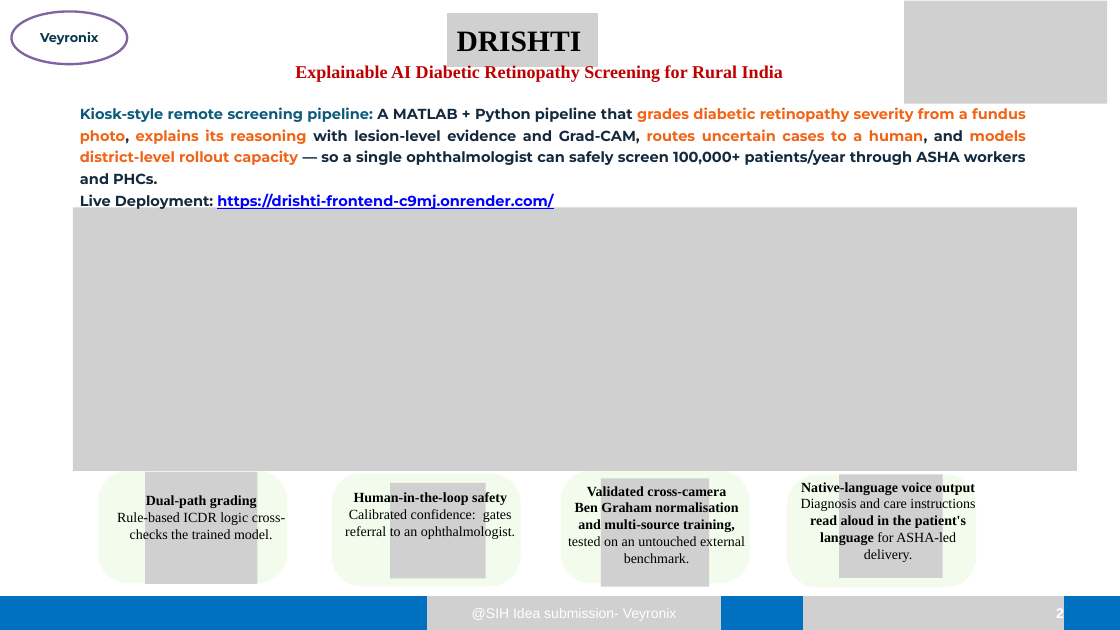
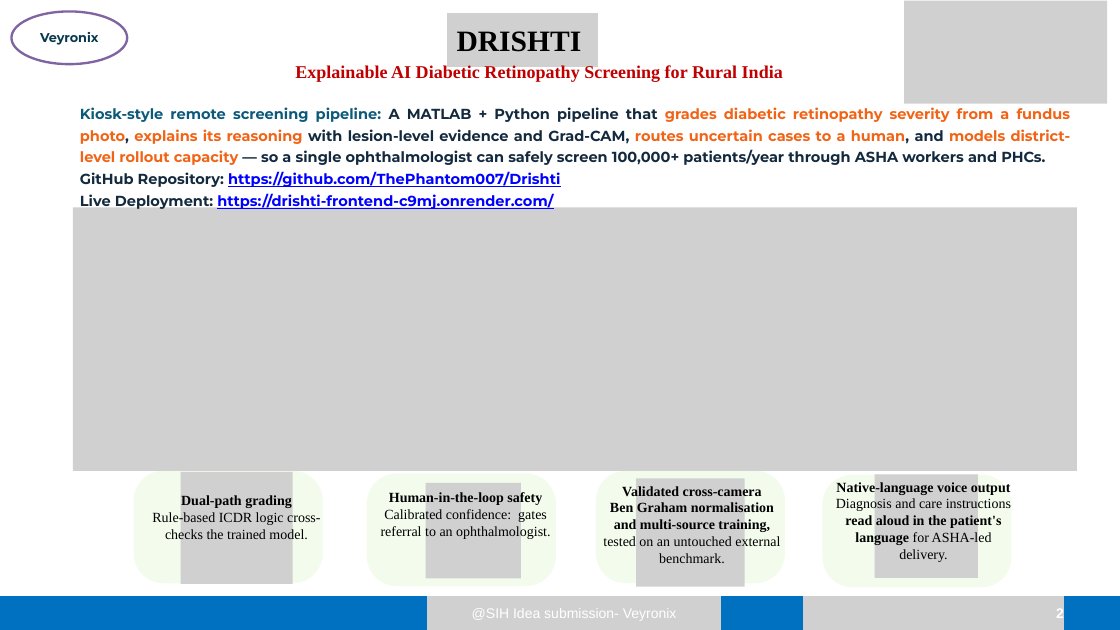
Before and after one commit to ThePhantom007/Drishti, a slide deck: slide 2 of submission/Veyronix_SIH26038_DRISHTI_PPT.pptx. Drawn at 1120x630 pixels with LibreOffice and Linux fonts; fonts in the diff are those of the drawing; grey boxes stand for pictures. Boxes give left, top, right and bottom in pixels: in the first picture for what was removed or moved away, otherwise in the second. Text is boxed around its words. In the diff, an @@ line names an element or a change of style, - is before the commit and + after.

Commit message:
Final PPT

```diff
--- a/submission/Veyronix_SIH26038_DRISHTI_PPT.pptx
+++ b/submission/Veyronix_SIH26038_DRISHTI_PPT.pptx
@@ text at [80, 171, 560, 187]: paragraph added @@
+GitHub Repository: https://github.com/ThePhantom007/Drishti
@@ 4 pictures, 4 texts, 4 freeform shapes: place and size @@
-4 pictures, 4 texts, 4 freeform shapes at [99, 471, 977, 587]
+4 pictures, 4 texts, 4 freeform shapes at [134, 471, 1012, 587]
```
Also in this commit, not shown: 1 other file.
